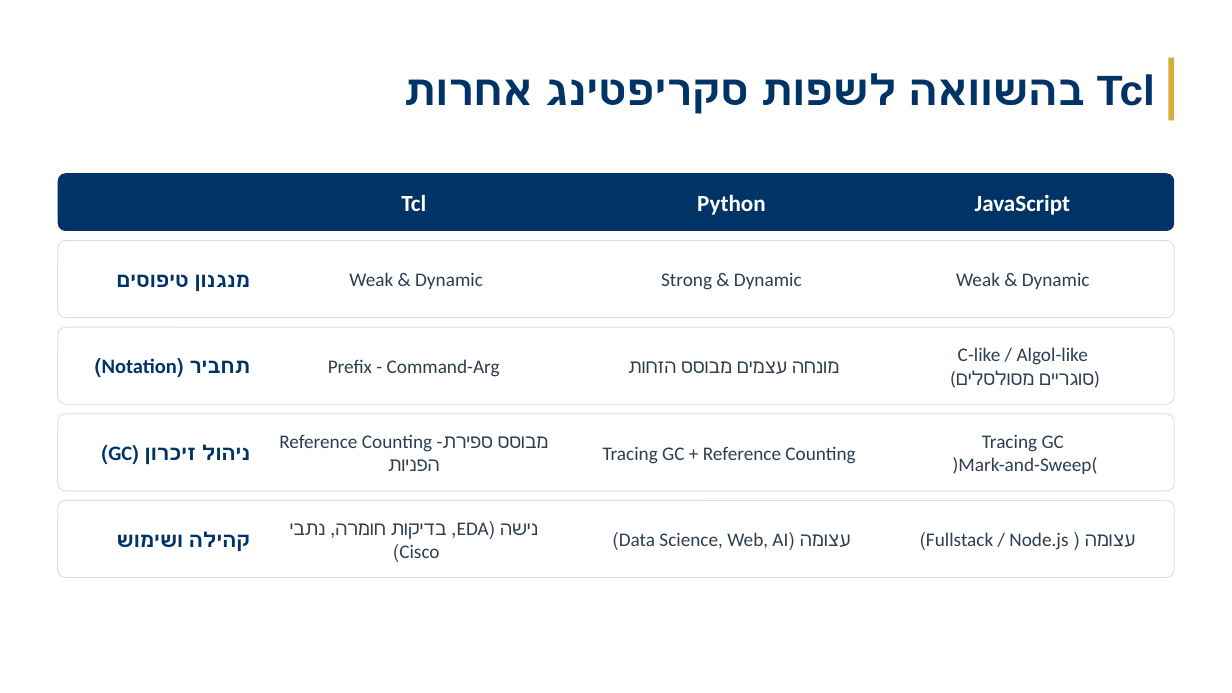
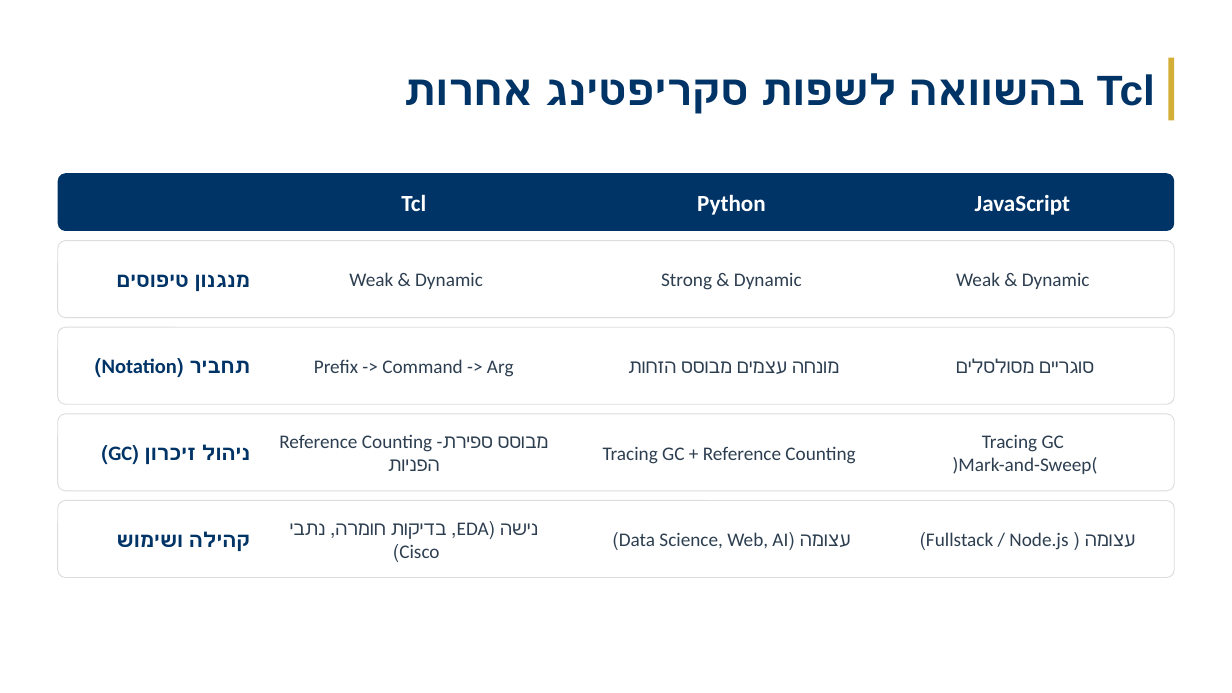
Before and after one commit to GuedaliaMahonAccount/Ekronot-Noam-Guedalia_6659_6064, a slide deck: slide 14 of Tcl Programming Language Presentation-Noam-Guedalia.pptx. Drawn at 1232x693 pixels with LibreOffice and Linux fonts; fonts in the diff are those of the drawing; background and template pictures are left out. Boxes give left, top, right and bottom in pixels: in the first picture for what was removed or moved away, otherwise in the second. Text is boxed around its words. In the diff, an @@ line names an element or a change of style, - is before the commit and + after.

```diff
--- a/Tcl Programming Language Presentation-Noam-Guedalia.pptx
+++ b/Tcl Programming Language Presentation-Noam-Guedalia.pptx
@@ text at [314, 359, 514, 377]: text changed @@
-Prefix - Command-Arg
+Prefix -> Command -> Arg
@@ text at [1039, 361, 1094, 373]: text changed @@
-C-like / Algol-like
-(סוגריים מסולסלים)
+סוגריים מסולסלים
```
Also in this commit, not shown: 13 other slides changed, 2 slides added, 2 slides removed, 1 other file.
